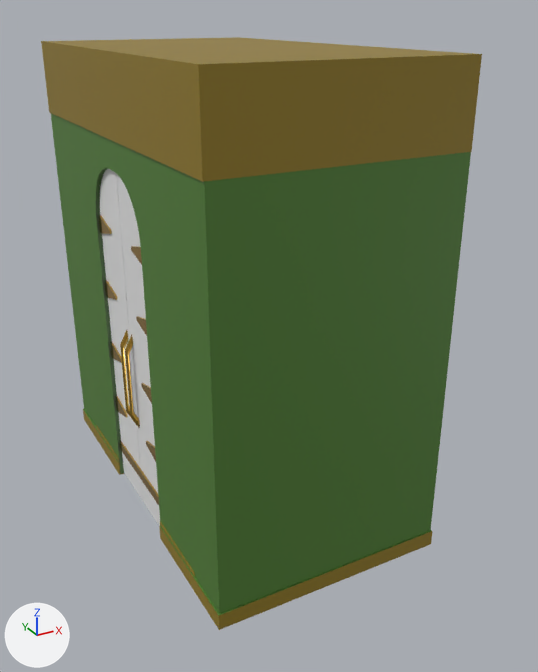
The FBX model Assets/Dev_MasterType/StageItem/Door.fbx as it was, and as the next commit left it.
Both versions are drawn from a 50 mm camera at (-11.8, -35.6, 26.7) aimed at (6.5, -2.3, 10.1). The lights are fixed; the arrows at lower left show +X, +Y and +Z. Where no turn or scale is listed for an object, it has been applied to the vertices. Vertices at the same position are counted once.

In view in the first picture: 'leftDoor', 'rightDooor', 'shell', 'wall'.
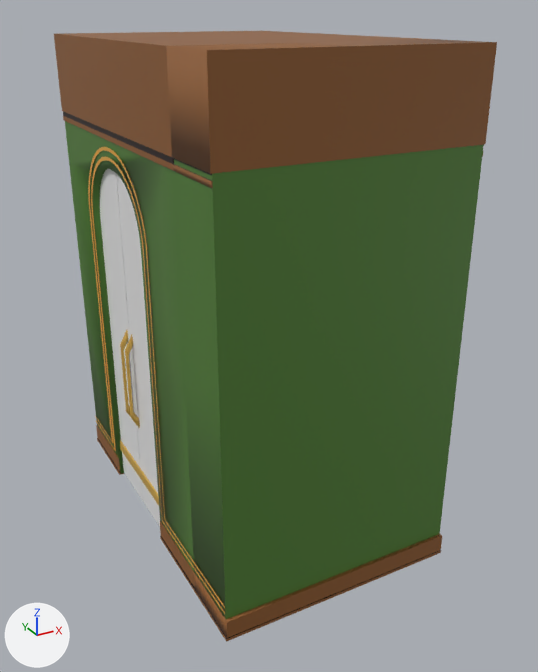
Pixel boxes [x1, y1, x2, y2] of what changed, in the pictures (538 x 672 px; the box of a moved part takes in the faces that stretch with it):
'wall', reshaped (18% taller)
    before: [51, 113, 471, 630]
    after: [54, 31, 497, 642]
'shell', deleted (yellow)
    before: [41, 37, 482, 182]
'rightDooor', reshaped
    before: [116, 173, 160, 525]
    after: [116, 173, 160, 527]
'leftDoor', reshaped
    before: [99, 169, 143, 501]
    after: [100, 169, 143, 501]
part 1 of me_door_002, deleted
    before: [110, 341, 122, 363]
part 2 of me_door_002, deleted
    before: [99, 215, 112, 234]
part 3 of me_door_002, deleted
    before: [105, 280, 117, 300]
part 4 of me_door_002, deleted
    before: [115, 395, 128, 417]
part 5 of me_wall_001, added (brown)
    after: [91, 156, 225, 614]
part 6 of me_wall_001, added (brown)
    after: [88, 147, 225, 608]
part 7 of me_wall_001, added (brown)
    after: [54, 31, 497, 188]
part 8 of me_wall_001, moved or reshaped
    before: [51, 113, 471, 630]
    after: [65, 121, 484, 642]
part 9 of me_wall_001, recoloured
    before: [83, 409, 195, 577]
    after: [97, 438, 195, 588]
part 10 of me_wall_001, recoloured (yellow to brown)
    before: [83, 410, 195, 573]
    after: [96, 425, 195, 573]
part 11 of me_door_003, deleted
    before: [146, 441, 156, 462]
part 12 of me_door_003, deleted
    before: [141, 383, 152, 404]
part 13 of me_door_003, deleted
    before: [136, 316, 147, 336]
part 14 of me_door_003, deleted
    before: [131, 246, 142, 265]

The change, as a list of edits to the scene's bpy script:
```text
Add mat_design_001:
    mat_design_001 = principled_material('Design.001')
    mat_design_001.base_color = (0.627, 0.38, 0.0618)  # yellow #cfa646
    mat_design_001.roughness = 0.496
Add mat_design_ue:
    mat_design_ue = principled_material('Design_ue')
    mat_design_ue.base_color = (0.017, 0.00481, 0.0038)  # black #230f0c
Add mat_doornob:
    mat_doornob = principled_material('Doornob')
    mat_doornob.base_color = (0.8, 0.405, 0.0609)  # orange #e7ab46
Add mat_brown:
    mat_brown = principled_material('Brown')
    mat_brown.base_color = (0.274, 0.103, 0.0243)  # brown #8f5a2b
Change me_wall_001:
    used by ob_wall; location = (0.0, 0.0, 0.0)
    remove me_wall_001.from_pydata(...)  # 110 vertices, 67 faces; spans x -1.0..11.8, y -11.1..11.4, z -0.1..23.7
    add me_wall_001.from_pydata(...)  # 300 vertices, 189 faces; spans x -1.0..11.8, y -11.9..8.2, z -0.1..25.5
    me_wall_001 part 5: a new loose piece of 58 vertices spanning x -1.0, y -11.8..8.1, z 1.4..20.2, in mat_doornob (orange #e7ab46)
    me_wall_001 part 6: a new loose piece of 58 vertices spanning x -1.0, y -11.8..8.1, z 1.8..20.6, in mat_doornob (orange #e7ab46)
    me_wall_001 part 7: a new loose piece of 48 vertices spanning x -1.0..11.8, y -11.8..8.2, z 21.0..25.5
    me_wall_001 part 8: 36 vertices moved from x -1.0..11.8, y -11.0..11.4, z -0.1..21.1 to x -1.0..11.8, y -8.2..8.2, z -0.1..24.8; 12 vertices removed from x -1.0..11.8, y -11.1..0.0, z -0.1..23.7; 38 vertices added at x -1.0..11.8, y -11.9..8.1, z -0.1..21.8
    me_wall_001 part 9: 12 faces spanning x -1.0..11.8, y -8.2..8.2, z 0.1 switch from mat_green_001 (green #517f33) to mat_design_ue (black #230f0c)
    me_wall_001 part 10: 11 faces spanning x -1.0..11.8, y -8.2..8.2, z -0.1..1.1 switch from mat_brown_001 (yellow #927a1f) to mat_brown (brown #8f5b2b)
    add me_wall_001.materials.append(mat_doornob)  # orange #e7ab46
Change me_door_002:
    where me_door_002.from_pydata(...)  # 130 vertices, 90 faces; spans x -2.0..0.0, y -3.5..0.2, z -3.8..15.7
    used by ob_leftdoor; location = (0.87, 3.49, 3.84)
    remove me_door_002.materials.append(mat_gold_001)  # yellow #cfa646
    me_door_002 part 1: the loose piece of 12 vertices spanning x -1.7..-1.1, y -1.8..0.2, z 4.2..5.2 is deleted
    me_door_002 part 2: the loose piece of 12 vertices spanning x -1.7..-1.1, y -1.8..0.2, z 11.7..12.7 is deleted
    me_door_002 part 3: the loose piece of 12 vertices spanning x -1.7..-1.1, y -1.8..0.2, z 8.0..9.0 is deleted
    me_door_002 part 4: the loose piece of 12 vertices spanning x -1.7..-1.1, y -1.8..0.2, z 0.7..1.7 is deleted
    add me_door_002.materials.append(mat_design_001)  # yellow #cfa646
Change me_door_003:
    where me_door_003.from_pydata(...)  # 124 vertices, 89 faces; spans x -2.0..-1.1, y -0.2..3.5, z -3.8..15.7
    used by ob_rightdooor; location = (0.87, -3.49, 3.84)
    remove me_door_003.materials.append(mat_gold_001)  # yellow #cfa646
    me_door_003 part 11: the loose piece of 12 vertices spanning x -1.7..-1.1, y -0.2..1.8, z 0.7..1.7 is deleted
    me_door_003 part 12: the loose piece of 12 vertices spanning x -1.7..-1.1, y -0.2..1.8, z 4.2..5.2 is deleted
    me_door_003 part 13: the loose piece of 12 vertices spanning x -1.7..-1.1, y -0.2..1.8, z 8.0..9.0 is deleted
    me_door_003 part 14: the loose piece of 12 vertices spanning x -1.7..-1.1, y -0.2..1.8, z 11.7..12.7 is deleted
    add me_door_003.materials.append(mat_design_001)  # yellow #cfa646
Remove ob_shell:
    ob_shell = bpy.data.objects.new('shell', me_shell)
    ob_shell.location = (0.0, 0.0, 24.02)
```
